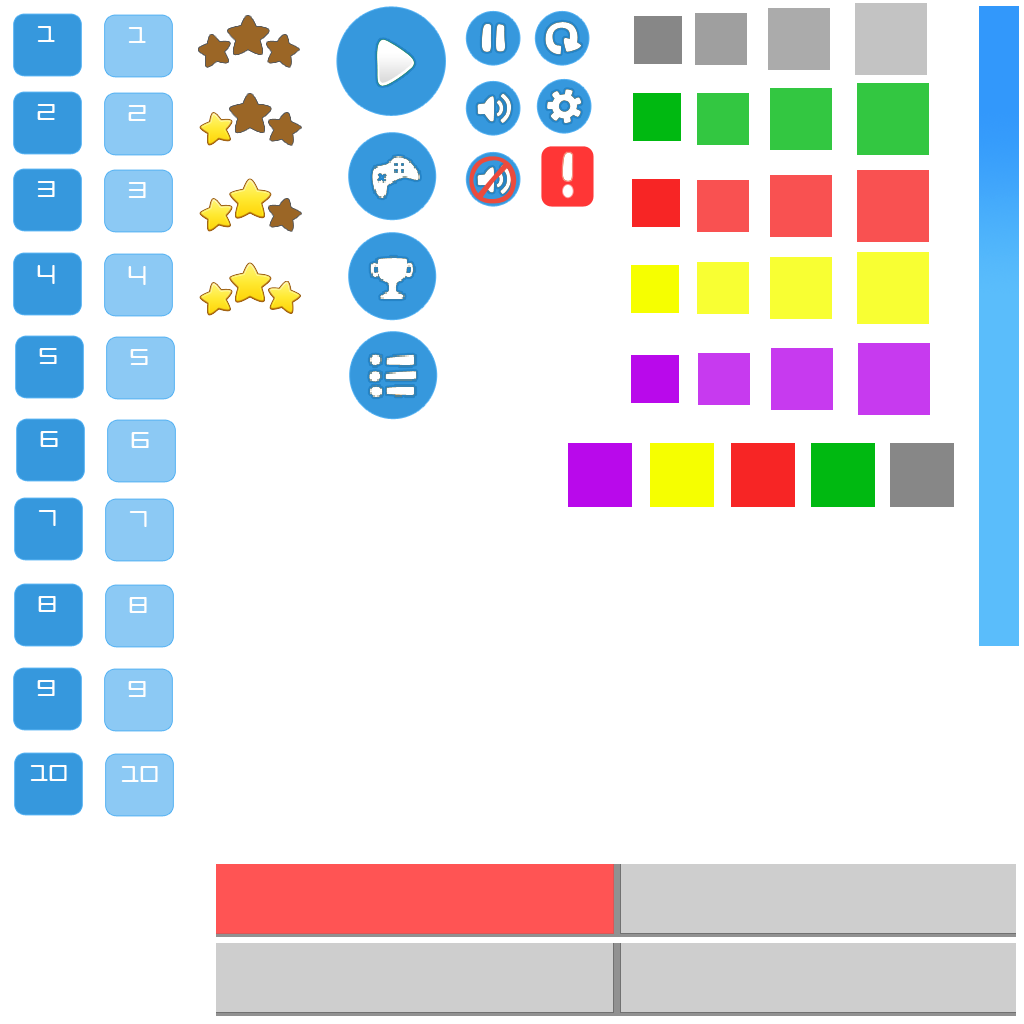
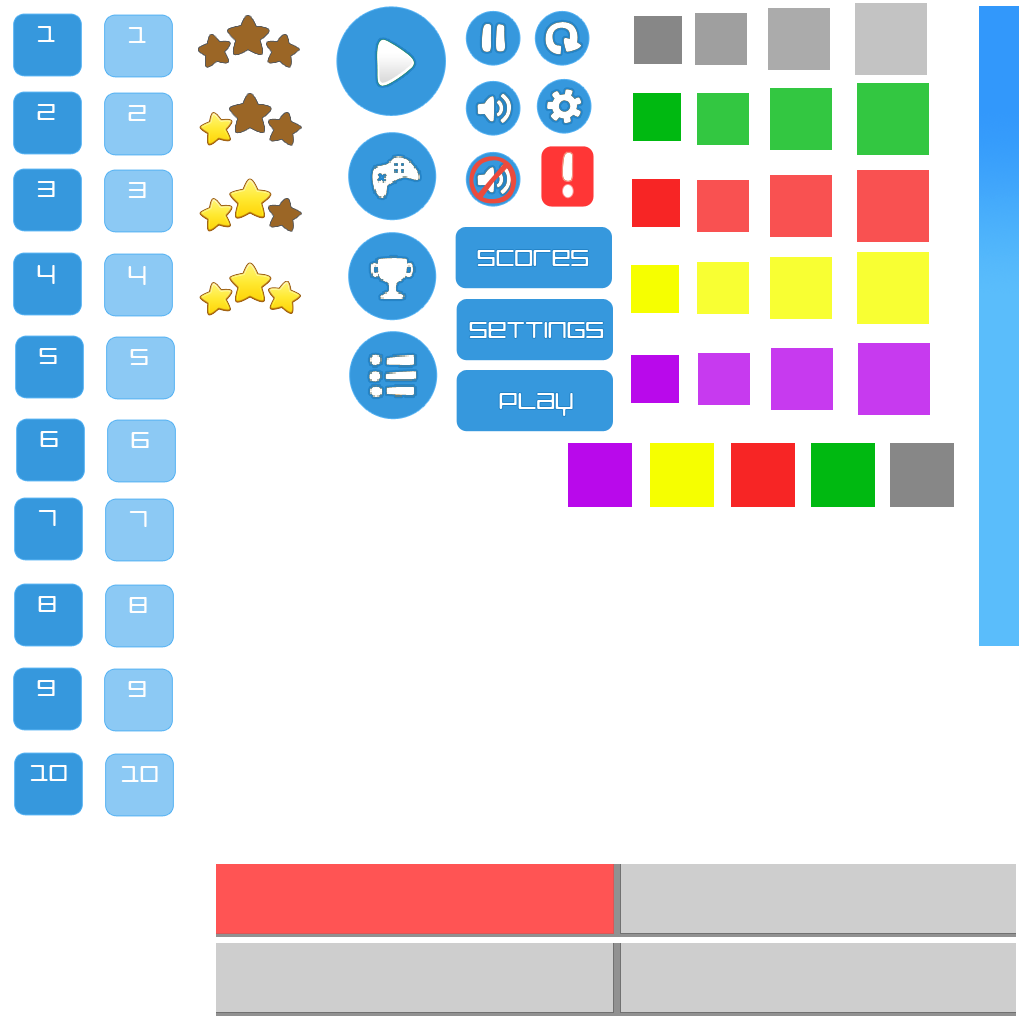
Layers edited between the first and the second 1024px x 1024px image:
added group "Play_Square" with 2 layers above "Settings_Square" over [456, 370, 613, 432]
added layer "Play" in group "Play_Square" over [499, 393, 573, 416]
added layer "Shape 1" (1st of 3, in "Play_Square") in group "Play_Square" over [456, 370, 613, 432]
added group "Settings_Square" with 2 layers above "ModePlay_Square" over [456, 299, 613, 361]
added layer "settings" (3rd of 3, in "Settings_Square") in group "Settings_Square" over [469, 322, 604, 338]
added layer "Shape 1" (2nd of 3, in "Settings_Square") in group "Settings_Square" over [456, 299, 613, 361]
added group "ModePlay_Square" with 2 layers above "ModePlay" over [455, 227, 612, 289]
added layer "scores" in group "ModePlay_Square" over [477, 250, 589, 266]
added layer "Shape 1" (3rd of 3, in "ModePlay_Square") in group "ModePlay_Square" over [455, 227, 612, 289]
